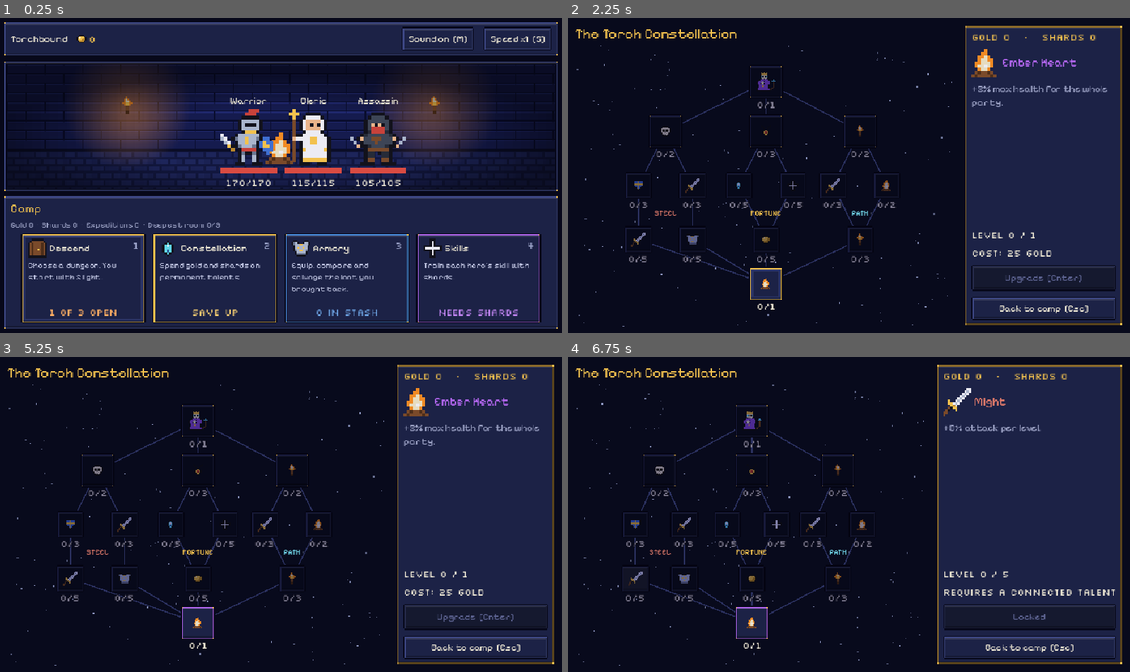
Above: before the commit, frames 1-4 (two rows, left to right).
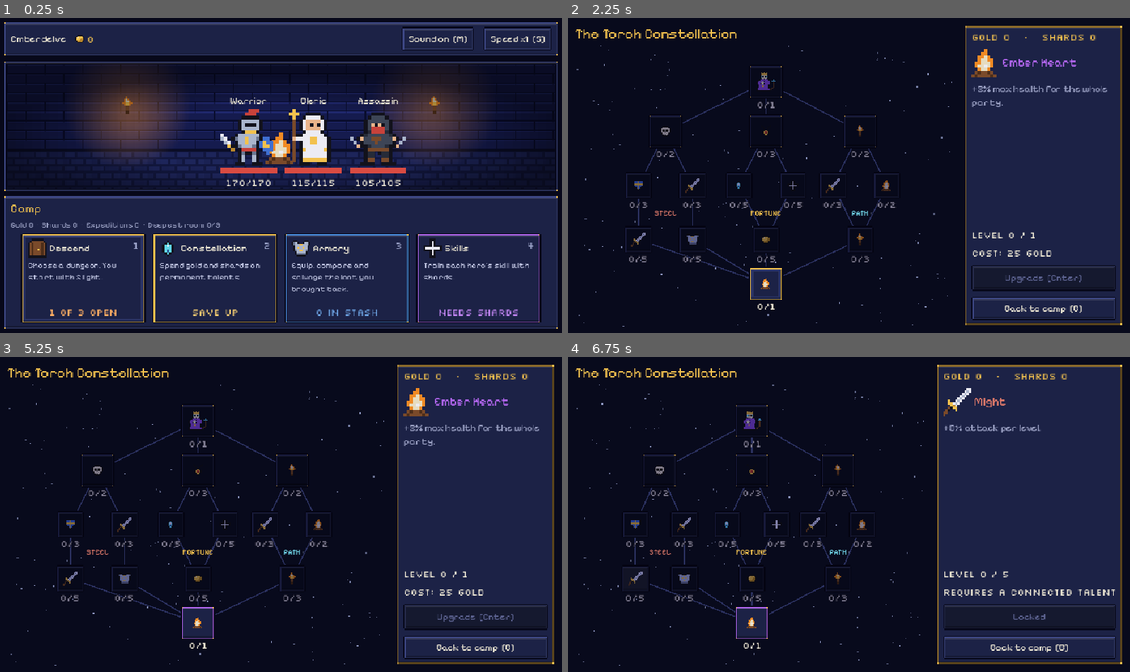
Above: after the commit, the same moments.

Repository: Morimx/emberdelve
Game: Godot game, scene res://scenes/main.tscn
Same seed, same stepped clock (60 frames per second), same inputs: the game is played once before the commit and once after it.
Inputs (mouse positions are in pixels of both pictures, inside the frame that each line leads up to):
- Up to frame 1 (0.25 s): no input
- Up to frame 2 (2.25 s): click "Sound on [M]" at 0.5 s; click "Sound off [M]" at 1.25 s; click (781, 279) at 2 s
- Up to frame 3 (5.25 s): click (348, 618) at 2.75 s; click "Speed x1 [S]" at 3.5 s; click (84, 618) at 4.25 s; click (477, 618) at 5 s
- Up to frame 4 (6.75 s): click "0/1" at 5.75 s; click "0/5" at 6.5 s

The runs differ from the first frame. In frame 1, 0.2% of the frame differs, in the area x 1-17%, y 5-8%; in frame 2, 0.2%, in the area x 76-93%, y 91-94%; in frame 3, 0.2%; in frame 4, 0.2%.

Commit message:
Emberdelve: nombre nuevo, Data Module y ajustes para Basic Launch
- El juego pasa a llamarse Emberdelve (Torchbound ya existía). La carpeta de
  datos del usuario se mantiene para no perder guardados.
- Data Module del SDK: cada guardado se copia a CrazyGames y al arrancar se
  usa la copia más nueva (saved_at).
- Platform.ADS_ENABLED = false mientras dure Basic Launch (anuncios
  desactivados por el portal; sin botones de recompensa sin efecto).
- Volver de la armería y la constelación con B: Esc está reservada.
- tools/make_covers.gd genera las tres portadas (1920x1080, 800x1200,
  800x800); tools/ y tests/ quedan fuera del build web.

Diff:
--- a/project.godot
+++ b/project.godot
@@ -10,10 +10,11 @@
 
 [application]
 
-config/name="Torchbound (prototype)"
+config/name="Emberdelve"
 run/main_scene="res://scenes/main.tscn"
 config/features=PackedStringArray("4.7", "GL Compatibility")
 config/use_custom_user_dir=true
+; Carpeta de datos fija: no renombrar aunque cambie el nombre del juego (perdería los guardados).
 config/custom_user_dir_name="Torchbound"
 
 [display]
--- a/scripts/core/expedition.gd
+++ b/scripts/core/expedition.gd
@@ -404,6 +404,7 @@
 		"level": level, "xp": xp, "pending_levelups": pending_levelups,
 		"levelup_options": levelup_options.map(func(b: BoonData) -> String: return String(b.id)),
 		"run_bonus": _run_bonus.duplicate(),
+		"saved_at": Time.get_unix_time_from_system(),
 		"dungeon": String(dungeon_id), "difficulty": difficulty, "boss_shards": boss_shards,
 	}
 
--- a/scripts/core/meta_state.gd
+++ b/scripts/core/meta_state.gd
@@ -197,6 +197,7 @@
 		"stash": stash.map(func(i: ItemData) -> Dictionary: return i.to_dict()),
 		"cleared": cleared.duplicate(), "skill_levels": skill_levels.duplicate(),
 		"settings": {"muted": muted},
+		"saved_at": Time.get_unix_time_from_system(),
 	}
 
 
--- a/scripts/platform/platform.gd
+++ b/scripts/platform/platform.gd
@@ -9,6 +9,12 @@
 
 signal ad_started()
 signal ad_finished(ok: bool)
+## Se emite una vez, cuando ya se sabe si el SDK está disponible (o fuera de web).
+signal sdk_checked()
+
+## En Basic Launch CrazyGames desactiva los anuncios y prohíbe botones de recompensa sin
+## efecto: queda en false hasta el paso a Full Launch.
+const ADS_ENABLED := false
 
 const BOOTSTRAP := """
 window.tbSdk = window.tbSdk || {
@@ -28,6 +34,18 @@
     if (!this.ready) return;
     try { window.CrazyGames.SDK.game[name](); } catch (e) {}
   },
+  dataGet: function (key) {
+    if (!this.ready) return '';
+    try { var v = window.CrazyGames.SDK.data.getItem(key); return v === null || v === undefined ? '' : String(v); } catch (e) { return ''; }
+  },
+  dataSet: function (key, value) {
+    if (!this.ready) return;
+    try { window.CrazyGames.SDK.data.setItem(key, value); } catch (e) {}
+  },
+  dataRemove: function (key) {
+    if (!this.ready) return;
+    try { window.CrazyGames.SDK.data.removeItem(key); } catch (e) {}
+  },
   ad: function (type, started, finished, failed) {
     if (!this.ready) { failed('notReady'); return; }
     try {
@@ -43,6 +61,7 @@
 """
 
 var environment := "none"
+var checked := false
 var _ready_sdk := false
 var _ad_busy := false
 var _bridge: JavaScriptObject
@@ -54,6 +73,7 @@
 func _ready() -> void:
 	process_mode = Node.PROCESS_MODE_ALWAYS
 	if not OS.has_feature("web"):
+		_mark_checked()
 		return
 	JavaScriptBridge.eval(BOOTSTRAP, true)
 	_bridge = JavaScriptBridge.get_interface("tbSdk")
@@ -66,6 +86,34 @@
 	_ready_sdk = bool(_bridge.ready)
 	if _ready_sdk and bool(_bridge.muted):
 		Audio.set_muted(true)
+	_mark_checked()
+
+
+func _mark_checked() -> void:
+	checked = true
+	sdk_checked.emit()
+
+
+## Espera a que se sepa si el SDK está disponible. Sin web, vuelve enseguida.
+func wait_checked() -> void:
+	if not checked:
+		await sdk_checked
+
+
+# --- Data Module: copia del guardado en CrazyGames (sigue al jugador si inicia sesión) ---
+
+func data_get(key: String) -> String:
+	return str(_bridge.dataGet(key)) if _ready_sdk else ""
+
+
+func data_set(key: String, value: String) -> void:
+	if _ready_sdk:
+		_bridge.dataSet(key, value)
+
+
+func data_remove(key: String) -> void:
+	if _ready_sdk:
+		_bridge.dataRemove(key)
 
 
 func is_active() -> bool:
@@ -85,13 +133,13 @@
 
 
 func rewarded_available() -> bool:
-	return _ready_sdk and not _ad_busy
+	return ADS_ENABLED and _ready_sdk and not _ad_busy
 
 
 ## Pide un anuncio ("rewarded" o "midgame"). on_done(ok) se llama siempre, una vez:
 ## ok es true solo si el anuncio terminó (en un rewarded, solo entonces se premia).
 func request_ad(type: String, on_done: Callable = Callable()) -> void:
-	if not _ready_sdk or _ad_busy:
+	if not ADS_ENABLED or not _ready_sdk or _ad_busy:
 		if on_done.is_valid():
 			on_done.call(false)
 		return
--- a/scripts/ui/armory_screen.gd
+++ b/scripts/ui/armory_screen.gd
@@ -92,14 +92,16 @@
 	_salvage.pressed.connect(_on_salvage)
 	_salvage_all.pressed.connect(_on_salvage_all)
 	var back := Button.new()
-	back.text = tr("Back to camp  [Esc]")
+	back.text = tr("Back to camp  [B]")
 	back.custom_minimum_size = Vector2(0, 40)
 	back.pressed.connect(func() -> void: closed.emit())
 	box.add_child(back)
 
 
 func _unhandled_input(event: InputEvent) -> void:
-	if event.is_action_pressed("ui_cancel"):
+	# B vuelve al campamento (en CrazyGames, Esc está reservada para salir de pantalla completa).
+	var key := event as InputEventKey
+	if (key and key.pressed and not key.echo and key.keycode == KEY_B) or event.is_action_pressed("ui_cancel"):
 		closed.emit()
 		get_viewport().set_input_as_handled()
 
--- a/scripts/ui/main.gd
+++ b/scripts/ui/main.gd
@@ -26,6 +26,8 @@
 	&"heal_pct": &"cross", &"torch": &"torch",
 }
 const BOON_COLOR := Color("b065ec")
+const CLOUD_SAVE_KEY := "emberdelve_save"
+const CLOUD_RUN_KEY := "emberdelve_run"
 
 ## Sacudida por "trauma": cada impacto suma, decae sola y se aplica al escenario, no a la lógica.
 const SHAKE_DECAY := 1.6
@@ -67,6 +69,9 @@
 	theme = UiSkin.make_theme()
 	_build_ui()
 	SaveIO.import_legacy(["save.json", "save.json.bak", "run.json", "run.json.bak"])
+	_set_text(tr("Loading..."), "")
+	await Platform.wait_checked()
+	_pull_cloud_saves()
 	meta = MetaState.load_from()
 	Audio.set_muted(meta.muted)
 	_update_hud()
@@ -174,7 +179,7 @@
 
 func _on_upgrade_skill(hero_id: StringName) -> void:
 	if meta.upgrade_skill(hero_id):
-		meta.save()
+		_save_meta()
 		_show_camp("")
 		_show_skills()
 
@@ -262,11 +267,12 @@
 	_show_party_only()
 	var kept := expedition.kept
 	var summary := meta.apply_run(kept)
-	var err := meta.save()
+	var err := _save_meta()
 	# Primero se cobra (save del progreso con last_run_id) y recién después se borra el
 	# autoguardado: si se corta en el medio, load_run lo reconoce como cobrado.
 	if err == OK:
 		RunStore.clear()
+		Platform.data_remove(CLOUD_RUN_KEY)
 	var lines: PackedStringArray = [
 		tr("You keep %d%%.  Rooms %d/%d  ·  Gold +%d  ·  Shards +%d  ·  Items kept %d of %d") % [int(kept.ratio * 100), kept.steps, Expedition.STEPS, kept.gold, kept.shards, kept.items.size(), expedition.items.size()],
 	]
@@ -302,7 +308,7 @@
 	_talents = TalentScreen.new()
 	add_child(_talents)
 	_talents.open(meta, GameData.talents())
-	_talents.purchased.connect(func(_t: TalentData) -> void: meta.save())
+	_talents.purchased.connect(func(_t: TalentData) -> void: _save_meta())
 	_talents.closed.connect(_close_talents)
 
 
@@ -317,7 +323,7 @@
 	add_child(armory)
 	armory.open(meta)
 	_overlay = armory
-	armory.changed.connect(func() -> void: meta.save())
+	armory.changed.connect(func() -> void: _save_meta())
 	armory.closed.connect(_close_armory.bind(armory))
 
 
@@ -343,6 +349,8 @@
 
 func _save_run() -> void:
 	var err := RunStore.save_run(expedition)
+	if err == OK and not expedition.finished:
+		Platform.data_set(CLOUD_RUN_KEY, JSON.stringify(expedition.to_dict()))
 	if err != OK:
 		push_warning("No se pudo autoguardar la expedición: %s" % error_string(err))
 
@@ -602,7 +610,7 @@
 	_level_label.visible = in_run
 	_loot_label.visible = in_run
 	if not in_run:
-		_step_label.text = tr("Torchbound")
+		_step_label.text = tr("Emberdelve")
 		_gold_label.text = "%d" % meta.gold if meta else ""
 		return
 	_step_label.text = tr(expedition.floor_label())
@@ -715,11 +723,34 @@
 	return label
 
 
+## Guarda el progreso en el navegador y, en CrazyGames, también en su Data Module.
+func _save_meta() -> Error:
+	var err := meta.save()
+	if err == OK:
+		Platform.data_set(CLOUD_SAVE_KEY, JSON.stringify(meta.to_dict()))
+	return err
+
+
+## Si CrazyGames tiene una copia más nueva que la local (otro dispositivo, sesión
+## iniciada), la escribe en user:// antes de cargar. Sin SDK, data_get devuelve "".
+func _pull_cloud_saves() -> void:
+	for pair in [[MetaState.SAVE_PATH, CLOUD_SAVE_KEY], [RunStore.PATH, CLOUD_RUN_KEY]]:
+		var raw := Platform.data_get(pair[1])
+		if raw == "":
+			continue
+		var cloud = JSON.parse_string(raw)
+		if not (cloud is Dictionary) or not cloud.has("version"):
+			continue
+		var local := SaveIO.load_json(pair[0])
+		if local.is_empty() or float(cloud.get("saved_at", 0)) > float(local.get("saved_at", 0)):
+			SaveIO.save_json(pair[0], cloud)
+
+
 func _toggle_mute() -> void:
 	Audio.set_muted(not Audio.is_muted())
 	if meta:
 		meta.muted = Audio.is_muted()
-		meta.save()
+		_save_meta()
 	_update_hud()
 
 
@@ -737,7 +768,7 @@
 			_set_text(_title.text, tr("The ad couldn't play. No problem, your loot is safe."))
 			return
 		meta.gold += bonus
-		meta.save()
+		_save_meta()
 		Audio.play(&"coin")
 		card.queue_free()
 		_set_text(_title.text, tr("+%d gold added. Thanks!") % bonus))
--- a/scripts/ui/talent_screen.gd
+++ b/scripts/ui/talent_screen.gd
@@ -103,14 +103,16 @@
 	_buy.pressed.connect(_on_buy)
 	box.add_child(_buy)
 	var back := Button.new()
-	back.text = tr("Back to camp  [Esc]")
+	back.text = tr("Back to camp  [B]")
 	back.custom_minimum_size = Vector2(0, 40)
 	back.pressed.connect(func() -> void: closed.emit())
 	box.add_child(back)
 
 
 func _unhandled_input(event: InputEvent) -> void:
-	if event.is_action_pressed("ui_cancel"):
+	# B vuelve al campamento (en CrazyGames, Esc está reservada para salir de pantalla completa).
+	var key := event as InputEventKey
+	if (key and key.pressed and not key.echo and key.keycode == KEY_B) or event.is_action_pressed("ui_cancel"):
 		closed.emit()
 		get_viewport().set_input_as_handled()
 
--- /dev/null
+++ b/tools/make_covers.gd
@@ -0,0 +1,81 @@
+extends SceneTree
+## Genera las portadas para CrazyGames con el arte del juego: 1920x1080 (16:9),
+## 800x1200 (2:3) y 800x800 (1:1). Sin más texto que el título, como piden.
+## Uso (con ventana): godot --path . --script res://tools/make_covers.gd -- <carpeta_salida>
+
+const SIZES := {"cover_landscape_1920x1080": Vector2i(1920, 1080), "cover_portrait_800x1200": Vector2i(800, 1200), "cover_square_800x800": Vector2i(800, 800)}
+
+
+func _initialize() -> void:
+	var args := OS.get_cmdline_user_args()
+	var out := args[0] if args.size() > 0 else OS.get_user_data_dir()
+	await process_frame
+	for name in SIZES:
+		await _render(SIZES[name], out.path_join(name + ".png"))
+	quit(0)
+
+
+func _render(px: Vector2i, path: String) -> void:
+	var vp := SubViewport.new()
+	vp.size = px
+	vp.render_target_update_mode = SubViewport.UPDATE_ALWAYS
+	vp.transparent_bg = false
+	root.add_child(vp)
+	var stage := Control.new()
+	stage.size = Vector2(px)
+	vp.add_child(stage)
+
+	var backdrop := DungeonBackdrop.new()
+	backdrop.size = Vector2(px)
+	stage.add_child(backdrop)
+	var home: DungeonData = GameData.DUNGEONS[0]
+	backdrop.set_palette(home.wall_tint, home.floor_color)
+	backdrop.set_light(1.0)
+
+	var unit := minf(px.x, px.y)
+	var floor_y := px.y * DungeonBackdrop.FLOOR_RATIO
+	# El jefe, grande y detrás; el grupo adelante, mirándolo.
+	_sprite(stage, &"lich", Vector2(px.x * 0.5, floor_y - unit * 0.02), unit * 0.5, true, Color(0.85, 0.8, 1.0))
+	var heroes := [&"warrior", &"cleric", &"assassin"]
+	for i in heroes.size():
+		var x := px.x * (0.22 + 0.28 * i) if px.x <= px.y * 1.2 else px.x * (0.62 + 0.11 * i)
+		var foot := floor_y + unit * 0.2
+		_sprite(stage, heroes[i], Vector2(x, foot), unit * 0.3, false, Color.WHITE)
+	if px.x > px.y * 1.2:
+		_sprite(stage, &"skeleton", Vector2(px.x * 0.2, floor_y + unit * 0.2), unit * 0.3, true, Color.WHITE)
+		_sprite(stage, &"bat", Vector2(px.x * 0.32, floor_y - unit * 0.2), unit * 0.22, true, Color.WHITE)
+
+	var title := Label.new()
+	title.text = "Emberdelve"
+	title.add_theme_font_override("font", UiSkin.FONT)
+	title.add_theme_font_size_override("font_size", int(unit * (0.17 if px.x > px.y * 1.2 else 0.15)))
+	title.add_theme_color_override("font_color", UiSkin.GOLD)
+	title.add_theme_color_override("font_outline_color", UiSkin.INK)
+	title.add_theme_constant_override("outline_size", int(unit * 0.03))
+	title.add_theme_color_override("font_shadow_color", Color(0, 0, 0, 0.6))
+	title.add_theme_constant_override("shadow_offset_y", int(unit * 0.012))
+	title.horizontal_alignment = HORIZONTAL_ALIGNMENT_CENTER
+	title.position = Vector2(0, px.y * 0.05)
+	title.size = Vector2(px.x, unit * 0.25)
+	title.z_index = 3
+	stage.add_child(title)
+
+	for i in 12:
+		await process_frame
+	var err := vp.get_texture().get_image().save_png(path)
+	print("portada %s: %s" % [path, error_string(err)])
+	vp.queue_free()
+
+
+func _sprite(parent: Control, id: StringName, foot: Vector2, side: float, flip: bool, tint: Color) -> void:
+	var t := TextureRect.new()
+	t.texture = SpriteBank.texture(id)
+	t.texture_filter = CanvasItem.TEXTURE_FILTER_NEAREST
+	t.expand_mode = TextureRect.EXPAND_IGNORE_SIZE
+	t.stretch_mode = TextureRect.STRETCH_KEEP_ASPECT
+	t.size = Vector2(side, side)
+	t.position = foot - Vector2(side / 2.0, side)
+	t.flip_h = flip
+	t.modulate = tint
+	t.z_index = 2  # por encima de la viñeta del fondo
+	parent.add_child(t)
Not shown, changed: export_presets.cfg
Not shown, added: tools/make_covers.gd.uid
